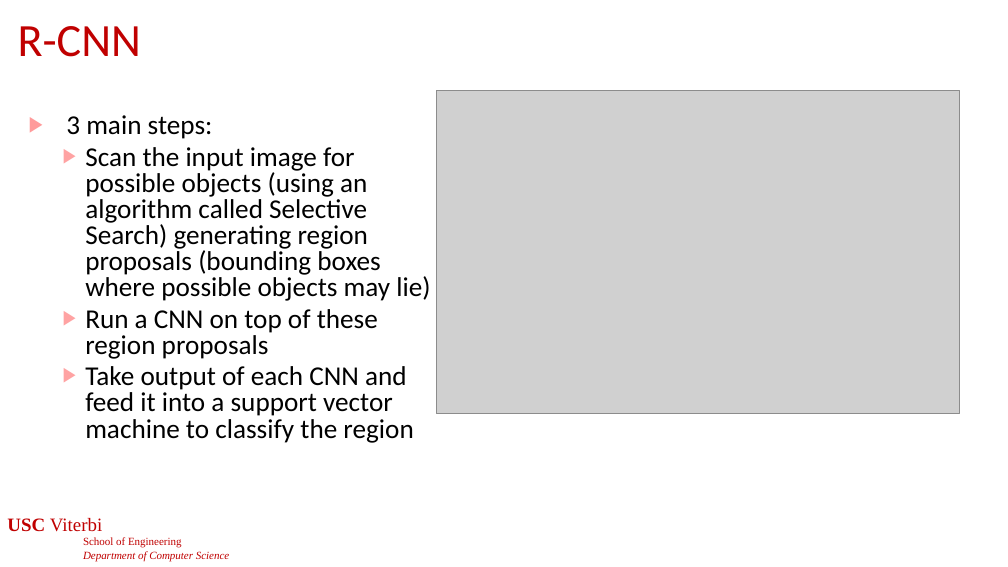
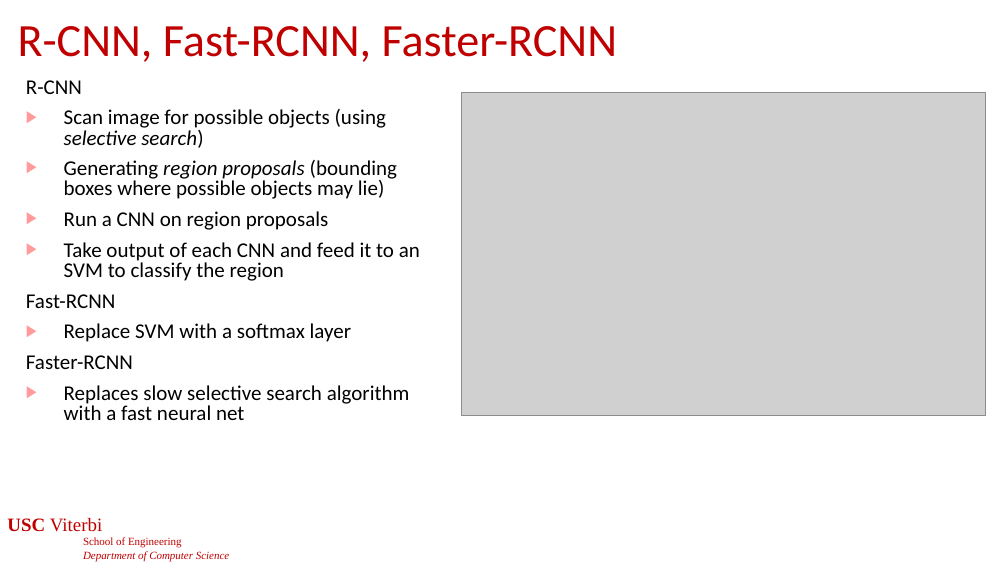
Before and after one commit to jdeshmukh/jdeshmukh.github.io, a slide deck: slide 20 of teaching/cs513slides/lecture11-SensingPerception.pptx (slide 53 before the commit). Drawn at 1008x567 pixels with LibreOffice and Linux fonts; fonts in the diff are those of the drawing; grey boxes stand for pictures; background and template pictures are left out. Boxes give left, top, right and bottom in pixels: in the first picture for what was removed or moved away, otherwise in the second. Text is boxed around its words. In the diff, an @@ line names an element or a change of style, - is before the commit and + after.

```diff
--- a/teaching/cs513slides/lecture11-SensingPerception.pptx
+++ b/teaching/cs513slides/lecture11-SensingPerception.pptx
@@ title at bbox=[18, 26, 617, 62]: text changed @@
-R-CNN
+R-CNN, Fast-RCNN, Faster-RCNN
@@ text at bbox=[26, 80, 420, 420]: text changed; size 25.9 to 20 pt @@
-▶ 3 main steps:
-  ▶ Scan the input image for possible objects (using an algorithm called Selective Search) generating region proposals (bounding boxes where possible objects may lie)
-  ▶ Run a CNN on top of these region proposals
-  ▶ Take output of each CNN and feed it into a support vector machine to classify the region
+R-CNN
+▶ Scan image for possible objects (using selective search)
+▶ Generating region proposals (bounding boxes where possible objects may lie)
+▶ Run a CNN on region proposals
+▶ Take output of each CNN and feed it to an SVM to classify the region
+Fast-RCNN
+▶ Replace SVM with a softmax layer
+Faster-RCNN
+▶ Replaces slow selective search algorithm with a fast neural net
@@ picture: place and size @@
-picture at bbox=[436, 90, 960, 414]
+picture at bbox=[461, 92, 985, 416]
```
Also in this commit, not shown: 10 other slides changed, 36 slides removed, 3 other files.
